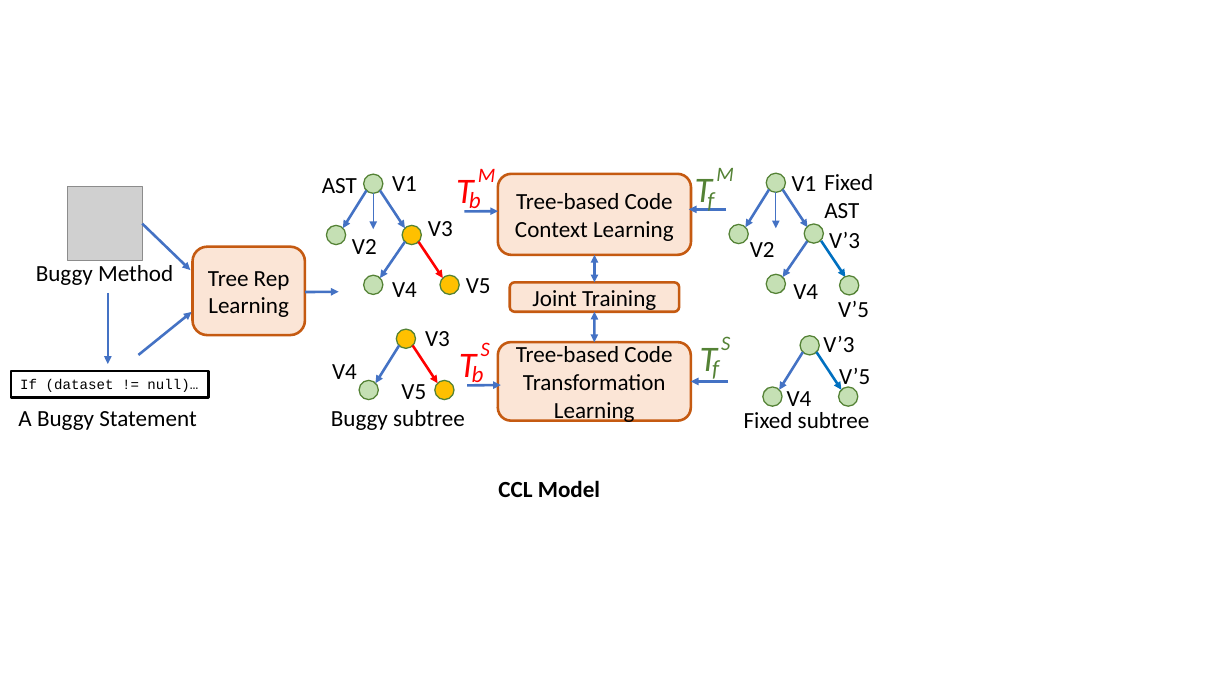
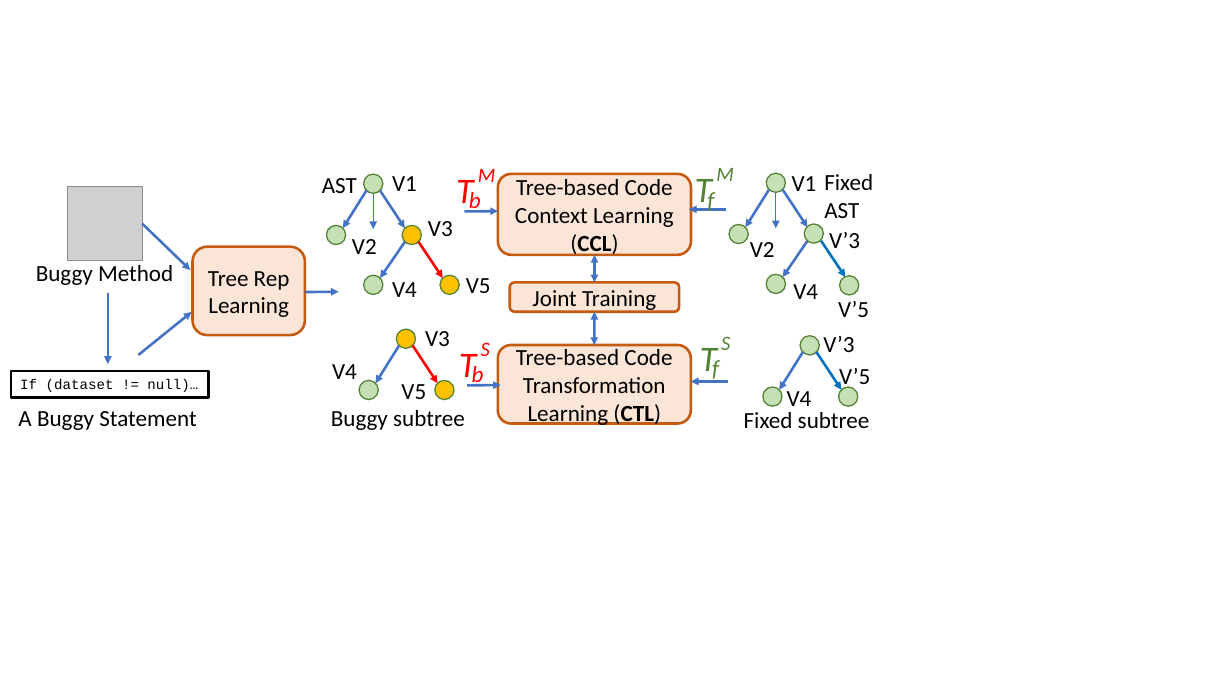
Before and after one commit to tien-n-nguyen/apr-study, a slide deck: slide 17 of Figures.pptx. Drawn at 1232x693 pixels with LibreOffice and Linux fonts; fonts in the diff are those of the drawing; grey boxes stand for pictures. Boxes give left, top, right and bottom in pixels: in the first picture for what was removed or moved away, otherwise in the second. Text is boxed around its words. In the diff, an @@ line names an element or a change of style, - is before the commit and + after.

```diff
--- a/Figures.pptx
+++ b/Figures.pptx
@@ text in rounded rectangle at (515,179,674,257): text changed @@
-Tree-based Code Context Learning
+Tree-based Code Context Learning (CCL)
@@ text in rounded rectangle at (516,346,672,427): text changed @@
-Tree-based Code Transformation Learning
+Tree-based Code Transformation Learning (CTL)
@@ text removed at (498,480,600,497) @@
-CCL Model
```
Also in this commit, not shown: 1 slide added, 3 other files.
